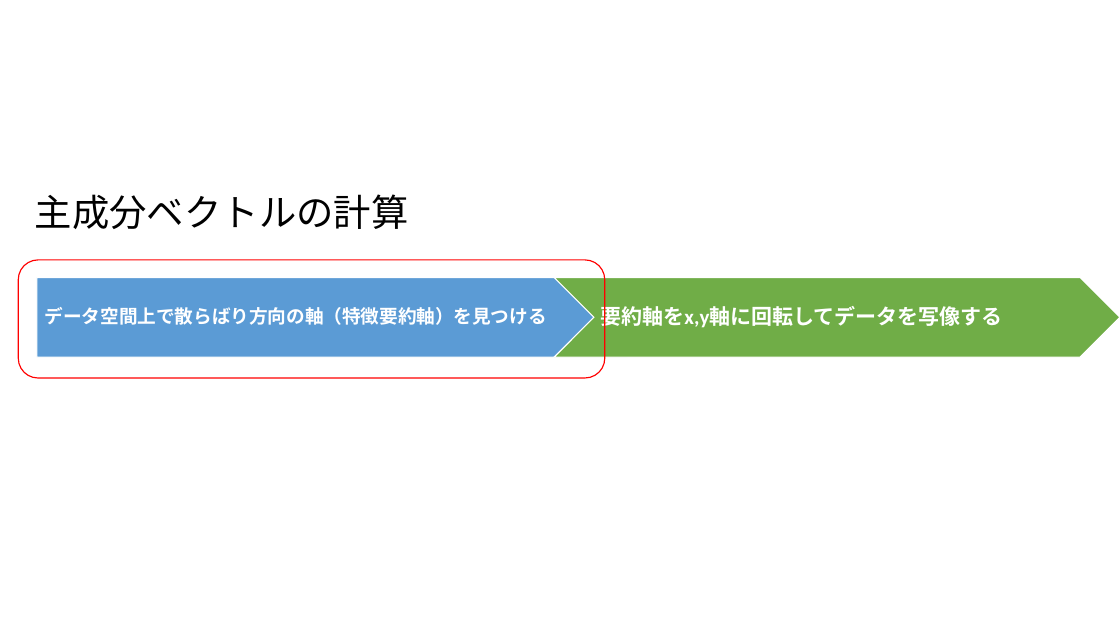
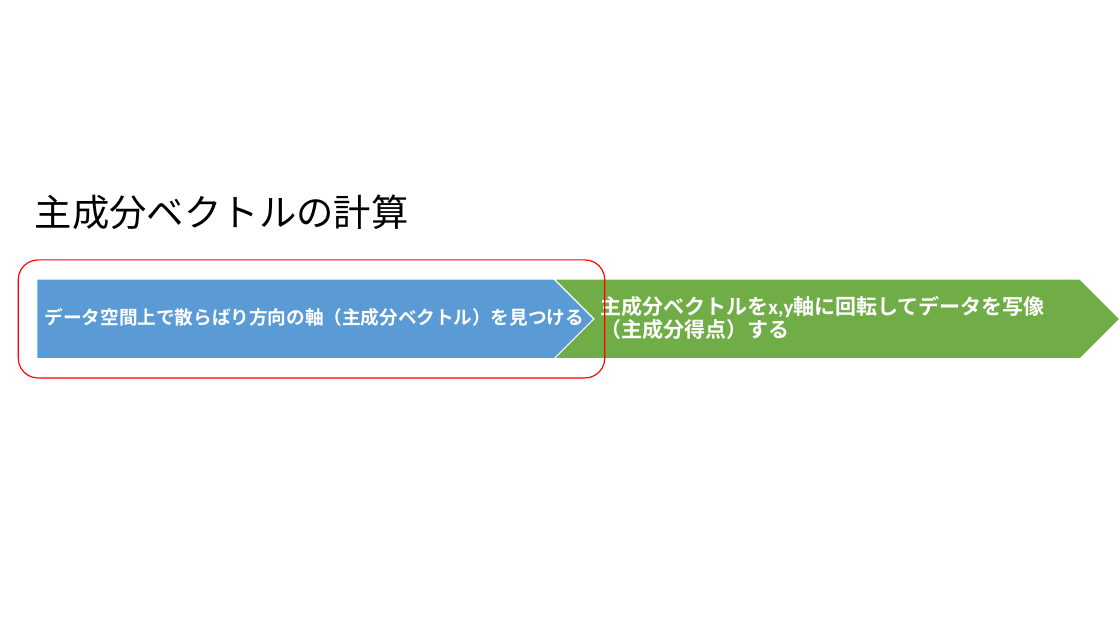
Before and after one commit to ueharaLab/NLP_7-PCA, a slide deck: slide 14 of NLP_6 PCA(BASICS)_ver2.pptx. Drawn at 1120x630 pixels with LibreOffice and Linux fonts; fonts in the diff are those of the drawing. Boxes give left, top, right and bottom in pixels: in the first picture for what was removed or moved away, otherwise in the second. Text is boxed around its words. In the diff, an @@ line names an element or a change of style, - is before the commit and + after.

```diff
--- a/NLP_6 PCA(BASICS)_ver2.pptx
+++ b/NLP_6 PCA(BASICS)_ver2.pptx
@@ text at [600,293,1044,342]: text changed @@
-要約軸をx,y軸に回転してデータを写像する
+主成分ベクトルをx,y軸に回転してデータを写像（主成分得点）する
@@ text at [45,305,584,330]: text changed @@
-データ空間上で散らばり方向の軸（特徴要約軸）を見つける
+データ空間上で散らばり方向の軸（主成分ベクトル）を見つける
```
Also in this commit, not shown: 6 other slides changed, 3 other files.
